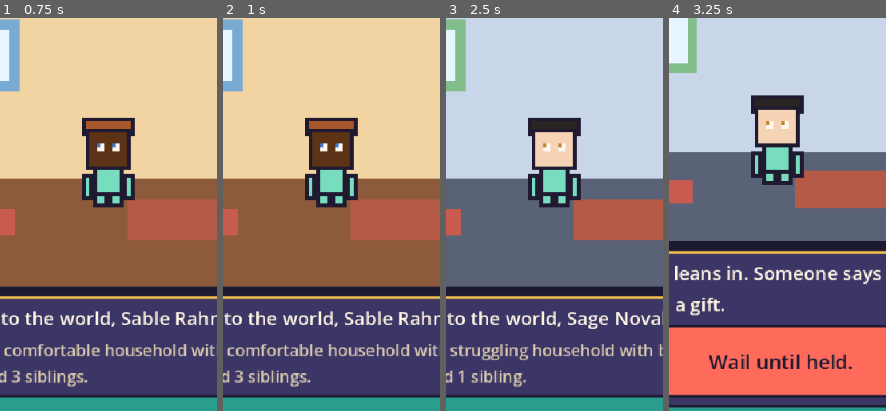
Above: before the commit, frames 1-4 (left to right).
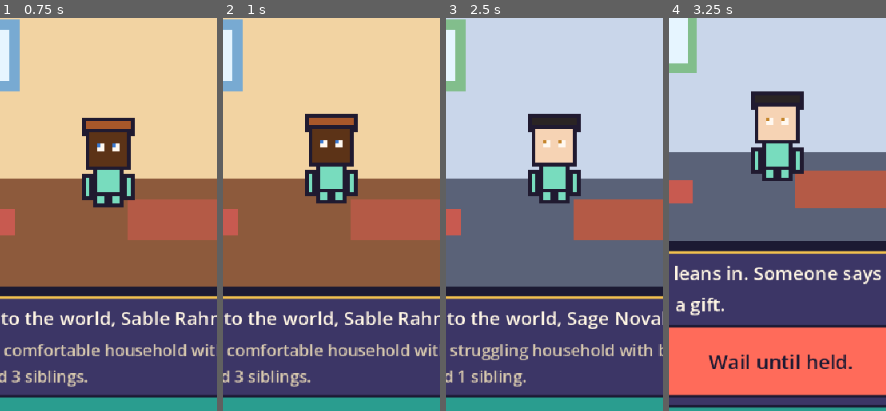
Above: after the commit, the same moments.

Repository: Future-Focus1/A-Life-Well-Lived
Game: Godot game, scene res://scenes/main.tscn
Same seed, same stepped clock (60 frames per second), same inputs: the game is played once before the commit and once after it.
Inputs:
- Up to frame 1 (0.75 s): click "Daily Life" at 0.5 s
- Up to frame 2 (1 s): no input
- Up to frame 3 (2.5 s): click "Menu" at 1.25 s; click "Fast Life" at 2 s
- Up to frame 4 (3.25 s): click "Begin." at 2.75 s
The pictures show only the part of the screen within x 24-74%, y 25-75%; the shares and areas given below are measured in that part.

Frame 1 is identical in both runs. In frame 2, 2.1% of the frame differs, in the area x 37-63%, y 24-49%; in frame 3, 1.7%; in frame 4, 1.8%.
Error before the commit: Invalid assignment of property or key 'atlas' with value of type 'ImageTexture' on a base object of type 'Nil'. (res://scripts/presentation/character_view.gd:3…

Commit message:
Fix the blank portrait when a life opens.
The life screen drew the character before the view was on screen, so the atlas did not exist yet. Saves also keep the user:// folder intact.

Diff:
--- a/scripts/presentation/character_view.gd
+++ b/scripts/presentation/character_view.gd
@@ -12,15 +12,21 @@
 
 
 func _ready() -> void:
+	_prepare()
+
+
+func _prepare() -> void:
 	texture_filter = CanvasItem.TEXTURE_FILTER_NEAREST
 	expand_mode = TextureRect.EXPAND_IGNORE_SIZE
 	stretch_mode = TextureRect.STRETCH_KEEP_ASPECT_CENTERED
-	_atlas = AtlasTexture.new()
-	texture = _atlas
 	mouse_filter = Control.MOUSE_FILTER_IGNORE
+	if _atlas == null:
+		_atlas = AtlasTexture.new()
+		texture = _atlas
 
 
 func show_person(stage: String, appearance: Dictionary, anim_id: String, portrait: bool = false) -> void:
+	_prepare()
 	var next := anim_id if anim_id != "" else "idle"
 	if _base == null or stage != _stage or appearance != _look or portrait != _portrait:
 		_stage = stage
@@ -41,7 +47,7 @@
 
 
 func _process(delta: float) -> void:
-	if _portrait or _base == null:
+	if _portrait or _base == null or _atlas == null:
 		return
 	_time += delta
 	var frames := maxi(1, int(_def.get("frames", 1)))
@@ -57,6 +63,9 @@
 
 
 func _apply_frame(frame: int) -> void:
+	_prepare()
+	if _base == null:
+		return
 	if _portrait:
 		_atlas.atlas = _base
 		_atlas.region = Rect2(0, 0, _base.get_width(), _base.get_height())
--- a/scripts/sim/save_store.gd
+++ b/scripts/sim/save_store.gd
@@ -5,8 +5,13 @@
 
 
 static func ensure(root: String) -> void:
-	var folder := root.trim_suffix("/")
-	DirAccess.make_dir_recursive_absolute(ProjectSettings.globalize_path(folder))
+	var folder := root
+	if folder.ends_with("/") and not folder.ends_with("://"):
+		folder = folder.trim_suffix("/")
+	var absolute := ProjectSettings.globalize_path(folder)
+	if absolute == "":
+		return
+	DirAccess.make_dir_recursive_absolute(absolute)
 
 
 static func file(root: String, name: String) -> String:
